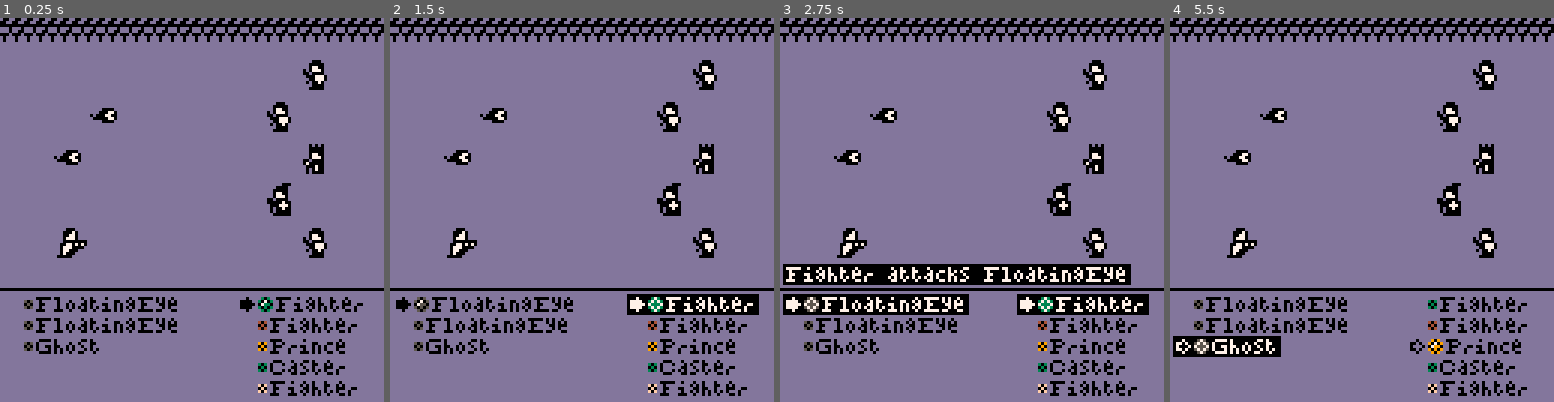
Above: before the commit, frames 1-4 (left to right).
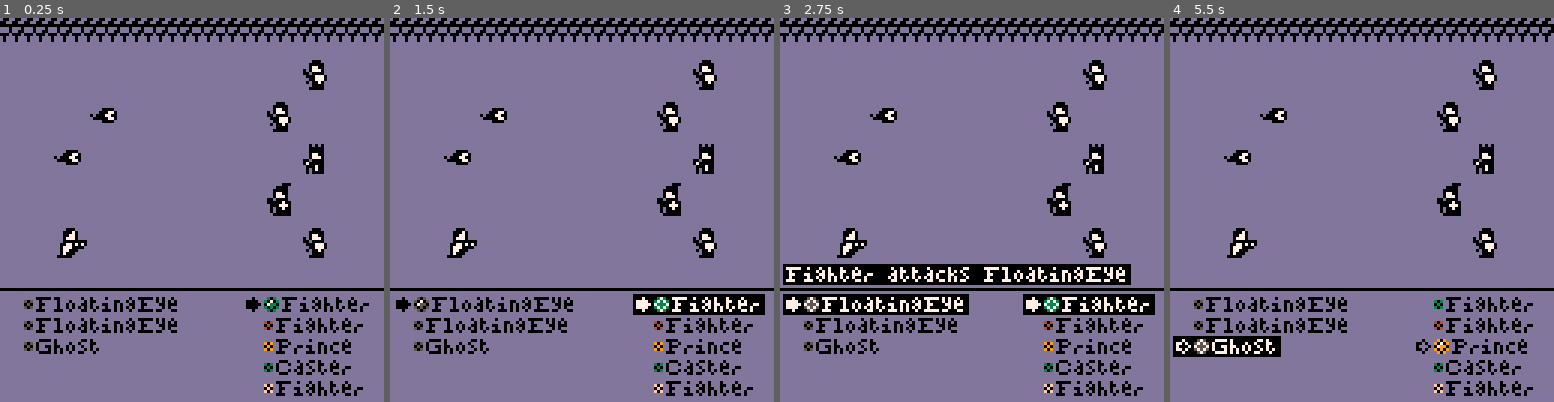
Above: after the commit, the same moments.

Repository: JohnAdamZiolkowski/Pico8-Hive
Game: PICO-8 cartridge prince/prince.p8
Same seed, same stepped clock (60 frames per second), same inputs: the game is played once before the commit and once after it.
Inputs:
- Up to frame 1 (0.25 s): no input
- Up to frame 2 (1.5 s): tap X (X key) at 0.33, 1.07 s; tap O (Z key) at 0.7 s
- Up to frame 3 (2.75 s): hold Right 1.6-2.1 s; tap O (Z key) at 1.7, 2.1, 2.5 s; tap X (X key) at 1.85 s; hold Up 2.15-2.42 s; hold Right from 2.47 s (still down)
- Up to frame 4 (5.5 s): tap O (Z key) every 0.4 s from 2.9 to 5.3 s; tap X (X key) at 2.97, 4.08, 5.2 s; release Right at 3.03 s; hold Left 3.08-3.58 s; hold Down 3.63-3.97 s; hold Right 4.02-4.68 s; hold Up 4.73-5.03 s; hold Left from 5.08 s (still down)

The runs differ from the first frame. In frame 1, 2.7% of the frame differs, in the area x 62-97%, y 72-99%; in frame 2, 2.8%, in the area x 61-98%, y 71-99%; in frame 3, 2.8%; in frame 4, 2.7%.

Commit message:
add option to continue with same party after game over, but lose levels

Diff:
--- a/prince/prince.p8
+++ b/prince/prince.p8
@@ -6,18 +6,45 @@
 clear = 13
 cls(clear)
 
-
 settings = {
-	{n="^auto ^turn",
- 	o={"off", "on"},
+	{i=1, n="^auto ^turn",
+ 	o={"^off", "^on"},
  	v={false, true},
  	s=1},
-	{n="^text ^delay",
+	{i=2, n="^text ^delay",
 	 o={"1", "5", "10", "15"},
  	v={1, 5, 10, 15},
 	 s=3},
-	{n="^round ^icon",
-	 o={"off", "on"},
+	{i=3, n="^round ^icon",
+	 o={"^off", "^on"},
+ 	v={false, true},
+	 s=2},
+	{i=4, n="^caps ^l^o^c^k",
+	 o={"^off", "^o^n"},
+ 	v={false, true},
+	 s=1},
+	{i=5, n="^rand ^level",
+	 o={"^off", "^on"},
+ 	v={false, true},
+	 s=1},
+	{i=6, n="^rand ^party",
+	 o={"^off", "^on"},
+ 	v={false, true},
+	 s=1},
+	{i=7, n="^rand ^elem",
+	 o={"^off", "^on"},
+ 	v={false, true},
+	 s=1},
+	{i=8, n="^rand ^enemy",
+	 o={"^off", "^on"},
+ 	v={false, true},
+	 s=1},
+	{i=9, n="^hit chance",
+	 o={"^on", "^hit", "^miss"},
+ 	v={"on", true, false},
+	 s=1},
+	{i=10, n="^game over",
+	 o={"^new", "^cont."},
  	v={false, true},
 	 s=2},
 }
@@ -26,15 +53,21 @@
  auto = set_up_setting(1)
  delay = set_up_setting(2)
  round = set_up_setting(3)
+ caps_lock = set_up_setting(4)
+ random_level = set_up_setting(5)
+ random_party = set_up_setting(6)
+ random_elem = set_up_setting(7)
+ random_enemy = set_up_setting(8)
+ hit_chance = set_up_setting(9)
+ continue = set_up_setting(10)
 end
 function set_up_setting(index)
- local setting = tget(settings,index)
+ local setting = lget(settings,index)
  local options = setting.v
- local selected = tget(options,setting.s)
+ local selected = lget(options,setting.s)
  return selected
 end
 
-random = false
 
 table = "table"
 number = "number"
@@ -68,8 +101,6 @@
 fighter = 25
 caster = 28
 
-note_pos = {x=2, y=83}
-
 function rnd_int(min_in, max_in)
  assert(type(min_in)==number)
  assert(flr(min_in)==min_in)
@@ -82,7 +113,7 @@
  return int
 end
 
-function tget(list, index, not_nil)
+function lget(list, index, not_nil)
  assert(type(list)==table)
  assert(type(index)==number)
  assert(flr(index)==index)
@@ -95,7 +126,7 @@
  return value
 end
 
-function tset(list, index, value, not_nil)
+function lset(list, index, value, not_nil)
  assert(type(list)==table)
  assert(type(index)==number)
  assert(flr(index)==index)
@@ -104,6 +135,16 @@
   assert(value, "value is nil")
  end
  list[index] = value
+end
+
+function lclr(list)
+ assert(type(list)==table)
+ assert(#list>0)
+ local length = #list
+ for i=length,1,-1 do
+  local item = list[i]
+  del(list,item)
+ end
 end
 
 function inttobin(b)
@@ -129,7 +170,7 @@
 end
 
 function get_element(eni)
- local en_el_c=tget(enemy.stats,eni).e
+ local en_el_c=lget(enemy.stats,eni).e
  for element in all(elements) do
   if sub(element.n, 1, 1) == en_el_c then
    return element
@@ -193,6 +234,21 @@
  stats = {{i=1,n="^bunny",e="n",l=1},{i=2,n="^rabbit",e="n",l=3},{i=3,n="^bunny ^girl",e="n",l=5},{i=4,n="^horse",e="n" …(2996 unchanged characters)…
 }
 
+boss_sets = {
+ {l=12, i={31, 32, 91, 33, 32}}, //elder dragon
+ {l=12, i={74, 74, 93, 74, 74}}, //puppeteer
+ {l=12, i={44, 78, 95, 45, 43}}, //kraken
+ {l=12, i={82, 82, 97, 82, 82}}, //dino
+ {l=13, i={35, 72, 92, 36, 34}}, //blademaster
+ {l=13, i={76, 75, 94, 75, 76}}, //venus trap
+ {l=13, i={68, 48, 96, 47, 68}}, //frozen mimic
+ {l=13, i={52, 54, 98, 83, 53}}, //vampiress
+ {l=14, i={55, 86, 99, 57, 56}}, //sphinx
+ {l=14, i={87, 88, 100, 88, 87}}, //hatman
+ {l=15, i={89, 89, 101, 89, 89}}, //bishop
+ {l=16, i={90, 90, 102, 90, 90}} //final bishop
+}
+
 arena = nil
 
 levels = {  4,  12,  24,  40,
@@ -202,22 +258,51 @@
 
 enemies_by_level = {}
 for l=1,#levels do
- tset(enemies_by_level,l,{})
+ lset(enemies_by_level,l,{})
 end
 for e in all(enemy.stats) do
- l = e.l
+ local l = e.l
  if l != 0 then
   //skip man, woman, child
-  add(tget(enemies_by_level,l),e)
+  if e.i < 91 then
+   //skip bosses
+  	add(lget(enemies_by_level,l),e)
+  end
  end
 end
 
 function set_up_enemies()
+ local l = 1
+ if arena and arena.party and arena.party.level then
+  l = arena.party.level
+ end
+
+ local boss_set
+ local bosses_at_level = {}
+ for s=1,#boss_sets do
+  local set = lget(boss_sets,s)
+  local set_boss_level = set.l
+
+  if l == set_boss_level then
+   add(bosses_at_level,set)
+  end
+ end
+
+ if #bosses_at_level > 0 then
+  local b = rnd_int(1,#bosses_at_level)
+  boss_set = lget(bosses_at_level,b)
+ end
+
+ if boss_set and not random_enemy then
+  set_up_boss(boss_set)
+ 	return
+ end
+
  for s=1,5 do
   if rnd(1) < 0.33 then
    local id
    local e
-   if random then
+   if random_enemy then
     id = rnd_int(1,#enemy.stats)
    else
     local l = 1
@@ -225,20 +310,20 @@
      l = arena.party.level
     end
     if l > #enemies_by_level then l = #enemies_by_level end
-    local enemies_at_level = tget(enemies_by_level,l)
+    local enemies_at_level = lget(enemies_by_level,l)
     local e_l = rnd_int(1,#enemies_at_level)
-    local enemy = tget(enemies_at_level,e_l)
+    local enemy = lget(enemies_at_level,e_l)
     id = enemy.i
    end
-   e = tget(enemy.stats,id).e
+   e = lget(enemy.stats,id).e
    if e == "v" then
     //humans get random element
     element_i = rnd_int(5,12)
-    element_n = sub(tget(elements,element_i).n,1,1)
+    element_n = sub(lget(elements,element_i).n,1,1)
     e = element_n
    end
-   local n = tget(enemy.stats,id).n
-   local l = tget(enemy.stats,id).l
+   local n = lget(enemy.stats,id).n
+   local l = lget(enemy.stats,id).l
   	local enemy = {
   	 s = s,
   		i = id,
@@ -254,6 +339,26 @@
  end
 end
 
+function set_up_boss(boss_set)
+ assert(boss_set)
+
+	//populate enemies
+ for s=1,5 do
+  local id = lget(boss_set.i,s)
+  local e = lget(enemy.stats,id).e
+  local n = lget(enemy.stats,id).n
+  local l = lget(enemy.stats,id).l
+ 	local enemy = {
+ 	 s = s,
+ 		i = id,
+ 		x = 16 + ((s-1) % 2) * 12,
+ 		y = (s-1) * 14 + 13,
+ 		stats = {e=e, n=n, l=l}
+ 	}
+ 	add(arena.enemies, enemy)
+	end
+end
+
 function set_up_party()
  for s = 1,5 do
   local id
@@ -261,7 +366,7 @@
    id = prince
   else
    local filled = true
-   if random then filled = rnd(6) > 2 end
+   if random_party then filled = rnd(3) > 2 end
    if filled then
     id = rnd_int(0,2)
     if id == 0 then
@@ -274,8 +379,11 @@
  	if id != nil then
  	 //assign random element of basic 8
  	 local e = rnd_int(5,12)
- 	 local element_n = sub(tget(elements,e).n,1,1)
- 	 local n = tget(enemy.stats,id).n
+ 	 if random_elem then
+ 	  e = rnd_int(1,12)
+ 	 end
+ 	 local element_n = sub(lget(elements,e).n,1,1)
+ 	 local n = lget(enemy.stats,id).n
  	 local l = 1
  	 assert(e)
   	local member = {
@@ -292,6 +400,12 @@
  arena.party.score = 0
  arena.party.battles = 0
  arena.party.level = 1
+ if random_level then
+  arena.party.level = rnd_int(1,#levels)
+  if arena.party.level > 1 then
+   arena.party.score = lget(levels,arena.party.level-1)
+ 	end
+ end
  arena.party.dead = {}
 
  turn = arena.party
@@ -354,7 +468,11 @@
       deselect()
     	end
     else
-     update_auto_turn()
+     if btnp(❎) then
+      end_auto_turn()
+     else
+      update_auto_turn()
+     end
     end
    elseif turn == arena.enemies then
     update_auto_turn()
@@ -454,11 +572,11 @@
 function attack()
  attack_ticks = 0
 
- attacker = tget(turn,cur.s.i)
+ attacker = lget(turn,cur.s.i)
  attacker_n = attacker.stats.n
  assert(attacker)
  targets = {}
- main_target = {t=tget(opposition(turn),cur.i)}
+ main_target = {t=lget(opposition(turn),cur.i)}
  main_target_n = main_target.t.stats.n
  add(targets, main_target)
 
@@ -495,21 +613,25 @@
  	 assert(false, chance)
  	end
 
-  local hit = rnd(1) < chance
-  if attacker.i == fighter or
-   attacker.i == fighter +1 or
-   attacker.i == fighter +2 then
-   if not hit then
-    hit = rnd(1) < chance
-   end
-  elseif attacker.i == prince or
-   attacker.i == prince +1 or
-   attacker.i == prince +2 then
-   if hit then
-    attacker.stats.e = target.t.stats.e
-   end
-  end
-
+  local hit
+  if hit_chance != "on" then
+   hit = hit_chance
+  else
+   hit = rnd(1) < chance
+   if attacker.i == fighter or
+    attacker.i == fighter +1 or
+    attacker.i == fighter +2 then
+    if not hit then
+     hit = rnd(1) < chance
+    end
+   elseif attacker.i == prince or
+    attacker.i == prince +1 or
+    attacker.i == prince +2 then
+    if hit then
+     attacker.stats.e = target.t.stats.e
+    end
+   end
+  end
   target.h = hit
  end
 
@@ -534,7 +656,7 @@
 
   local text = "^but it missed!"
   if #targets==1 then
-   if tget(targets,1).h then
+   if lget(targets,1).h then
     text = "^hit! "..main_target_n.." is gone"
     eliminate(opposition(turn), main_target.t)
    end
@@ -603,35 +725,57 @@
   add(unsorted, member)
   del(arena.party.dead, member)
  end
- for i=1,5 do
-  for u=1,5 do
-   member = tget(unsorted,u)
-   if member.s == i then
+ for s=1,5 do
+  for u=1,#unsorted do
+   member = lget(unsorted,u)
+   if member.s == s then
     add(arena.party, member)
    end
   end
+ end
+end
+
+function draw_auto_message()
+ if turn == arena.party then
+  local auto_message = "^press (^b) to end auto"
+  note(auto_message)
  end
 end
 
 function auto_turn()
  auto_ticks = 0
+ draw_auto_message()
+end
+
+function end_auto_turn()
+	auto_ticks = nil
+ lget(settings,1).s = 1
+ set_up_settings()
+ draw_arena()
+ draw_options()
 end
 
 function update_auto_turn()
  auto_ticks += 1
-
- if auto_ticks == 2*delay then
+ local auto_message = "^press (^b) to end auto"
+ if auto_ticks == 1 then
+  draw_auto_message()
+ elseif auto_ticks == 2*delay then
   cur.i = rnd_int(1,#cur.l)
   draw_arena()
   draw_options()
+  draw_auto_message()
  elseif auto_ticks == 4*delay then
   select()
+  draw_auto_message()
  elseif auto_ticks == 6*delay then
   cur.i = rnd_int(1,#cur.l)
   draw_arena()
   draw_options()
+  draw_auto_message()
  elseif auto_ticks == 8*delay then
   select()
+  auto_ticks = nil
  end
 end
 
@@ -655,8 +799,9 @@
   draw_arena()
   note("^total exp: "..arena.party.score)
  elseif over_ticks == 15*delay then
-  local next_level = tget(levels,arena.party.level)
- 	if arena.party.score >= next_level then
+  local next_level = lget(levels,arena.party.level)
+ 	if arena.party.score >= next_level and
+ 	 arena.party.level < #levels then
  	 arena.party.level += 1
  	 //maybe: lower score on level?
  	 if arena.party.level > #levels then
@@ -677,7 +822,7 @@
   draw_options()
   text = "^new enemies"
   if #arena.enemies == 1 then
-   text = "^single "..tget(arena.enemies,1).stats.n
+   text = "^single "..lget(arena.enemies,1).stats.n
   end
   note(text.." appeared!")
  elseif over_ticks == 23*delay then
@@ -704,10 +849,32 @@
   draw_arena()
   note("^final level: "..arena.party.level, red)
  elseif game_over_ticks == 15*delay then
-  set_up_party()
+  local over_message
+  if continue then
+   lclr(arena.enemies)
+   revive()
+
+   turn = arena.party
+   cur = {l=arena.party, i=1,
+          s=nil}
+  	cap_cursor()
+  	arena.party.battles = 0
+  	old_level = arena.party.level
+  	arena.party.level = 1
+  	arena.party.score = 0
+  	if old_level > 2 then
+  	 arena.party.level = old_level-2
+  	 arena.party.score = lget(levels,arena.party.level)
+  	end
+  	set_up_enemies()
+  	over_message = "^the party is set back to "..arena.party.level.."..."
+  else
+   set_up_party()
+   over_message = "^a new party appears!"
+  end
   draw_arena()
   draw_options()
-  note("^a new party appeared!")
+  note(over_message)
  elseif game_over_ticks == 18*delay then
   game_over_ticks = nil
   draw_arena()
@@ -716,6 +883,8 @@
 end
 -->8
 -- draw
+
+note_pos = {x=2, y=83}
 
 function note(string, col1)
  col2 = black
@@ -724,10 +893,14 @@
   col1 = white
   col2 = black
  end
- print(string, note_pos.x, note_pos.y, col1, col2)
-end
-
-function print(s, x, y, pc, bg_col, caps)
+ if caps_lock then
+  string = sub(string, 1, 23)
+  note_pos.x = 2
+ end
+ print(string, note_pos.x, note_pos.y, col1, col2, false, caps_lock)
+end
+
+function print(s, x, y, pc, bg_col, caps, caps_lock)
  assert(type(s)==string,type(s))
  assert(type(x)==number)
  assert(type(y)==number)
@@ -748,6 +921,10 @@
     sheet = slim
    end
    local ci = ord(sheet, s, char)
+   if ci <= 26 and caps_lock then
+    sheet = wide
+    ci = ord(sheet, s, char)
+   end
    if bg_col != nil then
     rectfill(x+offset-1, y-1, x+offset+sheet.tw+1, y+sheet.th, bg_col)
    end
@@ -848,28 +1025,31 @@
 
 function draw_options()
  local lists = {{l=arena.enemies, x=2},
-                {l=arena.party, x=80}}
+                {l=arena.party, x=82}}
+ if caps_lock then
+  lists[2].x = 70
+ end
 
  for l = 1,#lists do
-  local list = tget(lists,l)
+  local list = lget(lists,l)
   for e = 1,#list.l do
-   local en = tget(list.l,e)
-   local element = tget(list.l,e).stats.e
+   local en = lget(list.l,e)
+   local element = lget(list.l,e).stats.e
    local c = black
    local bg = nil
    local icon = "^ "
    local gem = "@"..element
    local subtarget = false
    local attacker = nil
-   if cur.s and cur.s.l and tget(cur.s.l,cur.s.i) then
-    attacker = tget(cur.s.l,cur.s.i)
+   if cur.s and cur.s.l and lget(cur.s.l,cur.s.i) then
+    attacker = lget(cur.s.l,cur.s.i)
 
     if attacker.i == caster or
      attacker.i == caster +1 or
       attacker.i == caster +2 then
      if
-     tget(list.l,e).s == tget(cur.l,cur.i).s +1 or
-     tget(list.l,e).s == tget(cur.l,cur.i).s -1 then
+     lget(list.l,e).s == lget(cur.l,cur.i).s +1 or
+     lget(list.l,e).s == lget(cur.l,cur.i).s -1 then
       subtarget = true
      end
     end
@@ -909,7 +1089,11 @@
      end
     gem = "^"..gem
    end
-   print(icon..gem..tget(enemy.stats,en.i).n, list.x, 7*e + 86, c, bg)
+   local name = lget(enemy.stats,en.i).n
+   if caps_lock then
+    name = sub(name,1,10)
+   end
+   print(icon..gem..name, list.x, 7*e + 86, c, bg, false, caps_lock)
   end
  end
 end
@@ -972,12 +1156,12 @@
  print("^elements",2,2,0)
  print("^opposition ^chart",49,20,0)
  for e=1,#elements-1 do
-  local element = tget(elements,e)
+  local element = lget(elements,e)
   local e_n_c = sub(element.n,1,1)
   print("^@"..e_n_c.."^"..element.n, 4, 4+e*6, 0)
 
   //draw chart
-  local offset = tget(chart,e)
+  local offset = lget(chart,e)
   print("^@"..e_n_c, chart_x+offset.x*10, chart_y+offset.y*10, 0)
  end
 
@@ -1004,7 +1188,7 @@
  state = "settings"
  s_cur = {s=#settings+1, o=1}
  for s=1,#settings do
-  setting = tget(settings,s)
+  setting = lget(settings,s)
   setting.c = setting.s
  end
  draw_settings()
@@ -1032,7 +1216,7 @@
  if s_cur.s > #settings then
   s_cur.o = 1
  else
-  s_cur.o = tget(settings,s_cur.s).s
+  s_cur.o = lget(settings,s_cur.s).s
  end
 	draw_settings()
 end
@@ -1042,7 +1226,7 @@
  if s_cur.s > #settings then
  s_cur.o = cap(s_cur.o, 1, 2)
  else
-  setting = tget(settings, s_cur.s)
+  setting = lget(settings, s_cur.s)
   options = setting.o
   s_cur.o = cap(s_cur.o, 1, #options)
 		setting.c = s_cur.o
@@ -1054,7 +1238,7 @@
  if s_cur.s == #settings + 1 then
   if s_cur.o == 2 then
    for s=1,#settings do
-    setting = tget(settings,s)
+    setting = lget(settings,s)
     setting.s = setting.c
    end
    set_up_settings()
@@ -1093,7 +1277,7 @@
  print("^accept",86,120,fc,bc)
 
  for s=1,#settings do
-  local setting = tget(settings,s)
+  local setting = lget(settings,s)
   bc=nil
   fc=black
   if s_cur.s == s then
@@ -1103,7 +1287,7 @@
   print(setting.n..":",2,s*7+2,fc,bc)
 
   for o=1,#setting.o do
-   local option = tget(setting.o,o)
+   local option = lget(setting.o,o)
    bc=nil
    fc=black
    if setting.c == o then
Not shown, changed: 129 lines of the sprite sheet (__gfx__) section of prince/prince.p8
Not shown, changed: the thumbnail (__label__) section of prince/prince.p8
